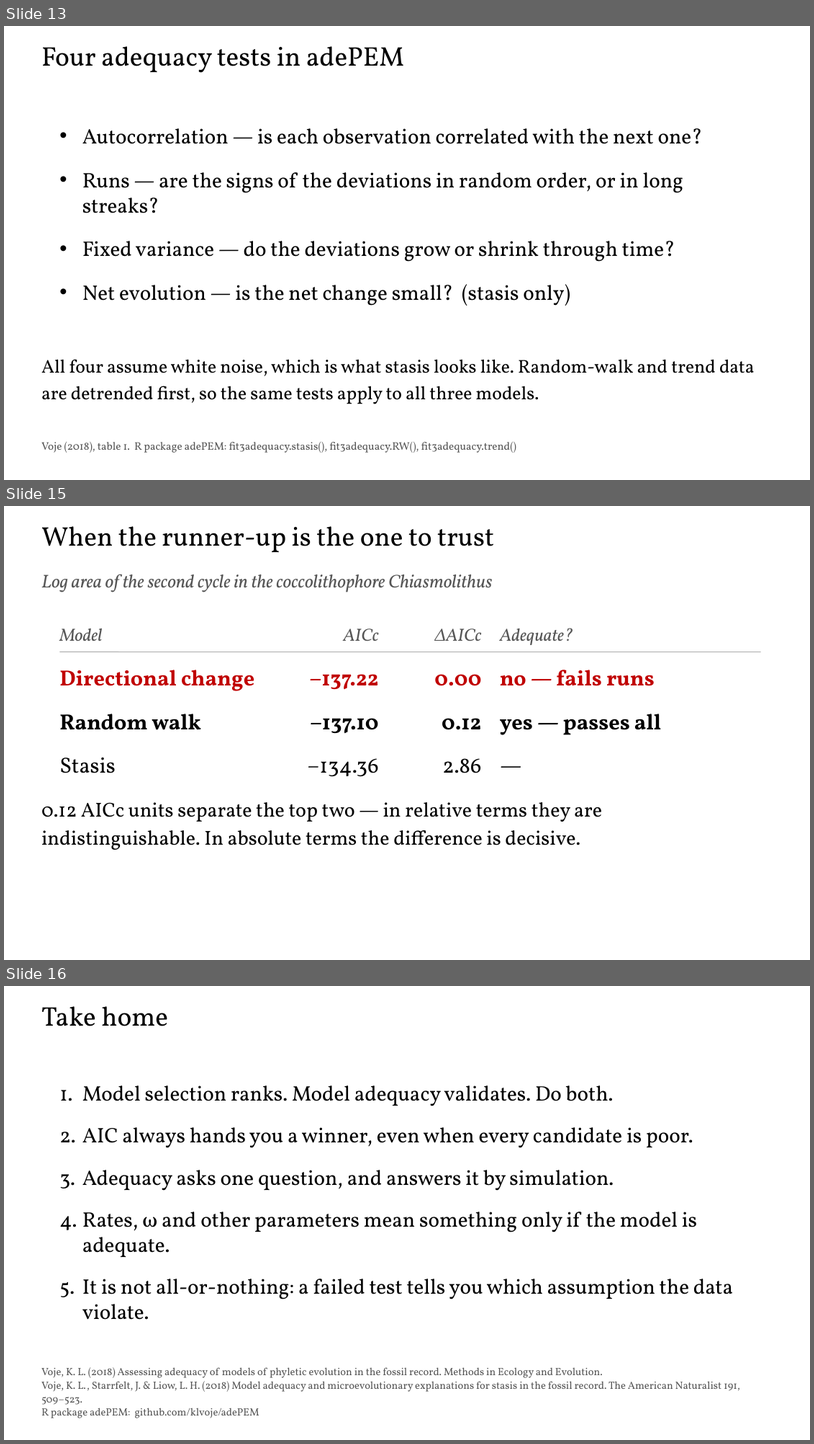
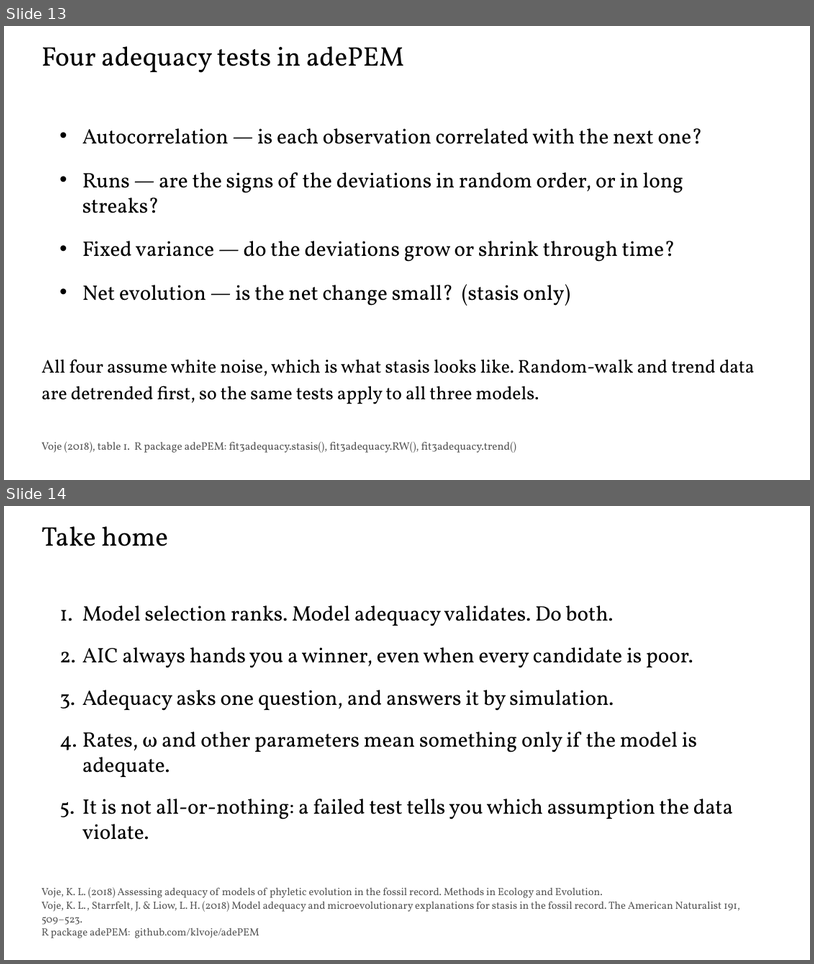
Before and after one commit to FAU-Paleo/apw_2026, a slide deck: docs/data/timeseries/Model adequacy.pptx. Shown one above the other, each under a label of ours: slides 13, 15 and 16 before the commit, slides 13 and 14 after it; the slides between them are not shown. The pictures are 814x1444 and 814x964 pixels, drawn with LibreOffice and Linux fonts; fonts in the diff are those of the drawing. Boxes give left, top, right and bottom in pixels: in the first picture for what was removed or moved away, otherwise in the second. Text is boxed around its words. In the diff, an @@ line names an element or a change of style, - is before the commit and + after.

```diff
--- a/docs/data/timeseries/Model adequacy.pptx
+++ b/docs/data/timeseries/Model adequacy.pptx
@@ slide 15 removed at (x1=4, y1=506, x2=810, y2=960), background #FFFFFF @@
@@ text removed at (x1=41, y1=526, x2=494, y2=552) @@
-When the runner-up is the one to trust
@@ text removed at (x1=41, y1=574, x2=492, y2=592) @@
-Log area of the second cycle in the coccolithophore Chiasmolithus
@@ text removed at (x1=59, y1=628, x2=102, y2=641) @@
-Model
@@ text removed at (x1=343, y1=628, x2=378, y2=641) @@
-AICc
@@ text removed at (x1=435, y1=628, x2=482, y2=641) @@
-ΔAICc
@@ text removed at (x1=500, y1=628, x2=574, y2=645) @@
-Adequate?
@@ line removed from (59, 651) to (761, 651) @@
@@ text removed at (x1=59, y1=669, x2=255, y2=691) @@
-Directional change
@@ text removed at (x1=310, y1=674, x2=379, y2=690) @@
-−137.22
@@ text removed at (x1=435, y1=674, x2=481, y2=686) @@
-0.00
@@ text removed at (x1=500, y1=669, x2=655, y2=686) @@
-no — fails runs
@@ text removed at (x1=59, y1=713, x2=201, y2=730) @@
-Random walk
@@ text removed at (x1=310, y1=718, x2=378, y2=733) @@
-−137.10
@@ text removed at (x1=442, y1=718, x2=481, y2=730) @@
-0.12
@@ text removed at (x1=500, y1=713, x2=661, y2=735) @@
-yes — passes all
@@ text removed at (x1=500, y1=743, x2=754, y2=786) @@
-—
@@ text removed at (x1=59, y1=757, x2=116, y2=773) @@
-Stasis
@@ text removed at (x1=308, y1=758, x2=379, y2=777) @@
-−134.36
@@ text removed at (x1=442, y1=758, x2=481, y2=773) @@
-2.86
@@ text removed at (x1=41, y1=802, x2=602, y2=849) @@
-0.12 AICc units separate the top two — in relative terms they are indistinguishable. In absolute terms the difference is decisive.
@@ what was slide 16 is now slide 14 @@
```
Also in this commit, not shown: 1 other slide removed, 1 other file.
